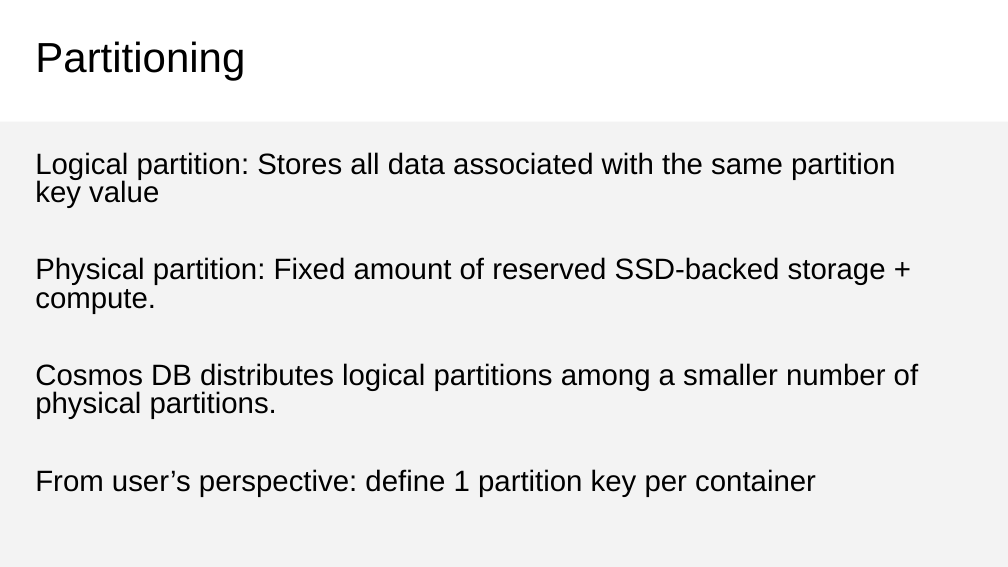
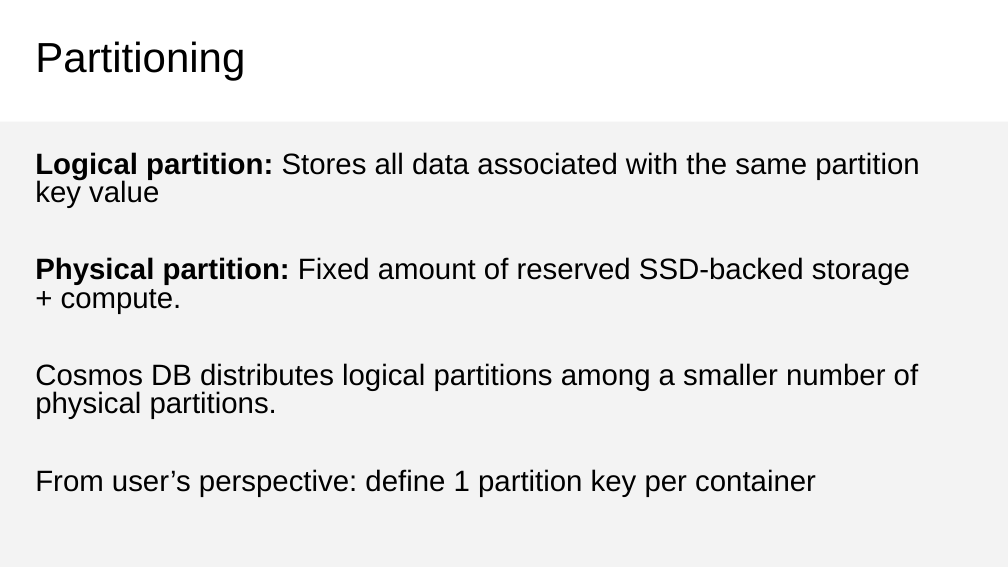
Before and after one commit to CosmosDB/labs, a slide deck: slide 4 of decks/Partitioning.pptx. Drawn at 1008x567 pixels with LibreOffice and Linux fonts; fonts in the diff are those of the drawing. Boxes give left, top, right and bottom in pixels: in the first picture for what was removed or moved away, otherwise in the second. Text is boxed around its words. In the diff, an @@ line names an element or a change of style, - is before the commit and + after.

```diff
--- a/decks/Partitioning.pptx
+++ b/decks/Partitioning.pptx
@@ text at box(35, 152, 920, 314): bold on in "Logical partition:", "Physical partition:" @@
```
Also in this commit, not shown: 3 other slides changed, 1 slide removed.
